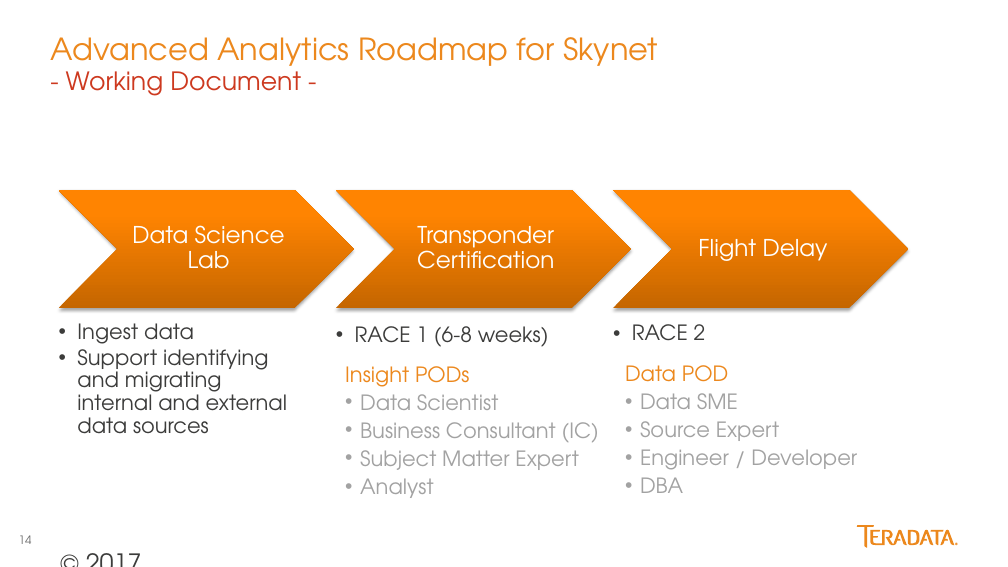
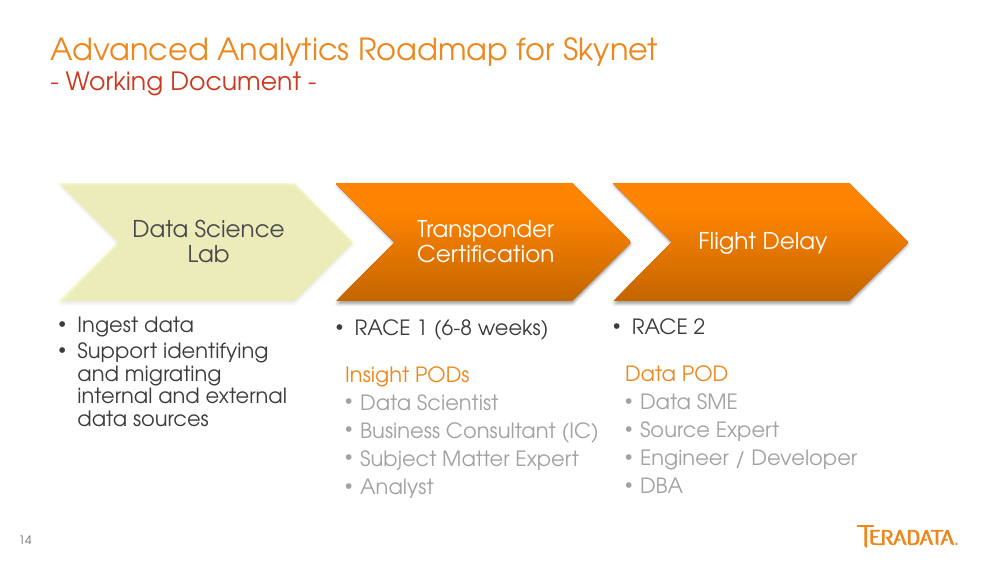
Before and after one commit to georgios-tsolakis-td/Bootcamp_Mar17_London, a slide deck: slide 14 of Fly Big/Roadmap.pptx. Drawn at 1008x567 pixels with LibreOffice and Linux fonts; fonts in the diff are those of the drawing. Boxes give left, top, right and bottom in pixels: in the first picture for what was removed or moved away, otherwise in the second. Text is boxed around its words. In the diff, an @@ line names an element or a change of style, - is before the commit and + after.

Commit message:
Roadmap final final final

```diff
--- a/Fly Big/Roadmap.pptx
+++ b/Fly Big/Roadmap.pptx
@@ 5 texts, 3 chevrons: place and size @@
-5 texts, 3 chevrons at (58,190,908,434)
+5 texts, 3 chevrons at (58,183,908,427)
@@ chevron at (58,183,353,301): fill gradient #C66600 to #FF8502 to #FF8503 to #EBEC02 at 21% opacity @@
@@ text "Data Science Lab" at (132,219,285,263): text colour #FFFFFF to #47484A @@
@@ text removed at (50,542,236,554) @@
-© 2017 Teradata
```
Also in this commit, not shown: 5 other slides changed.
